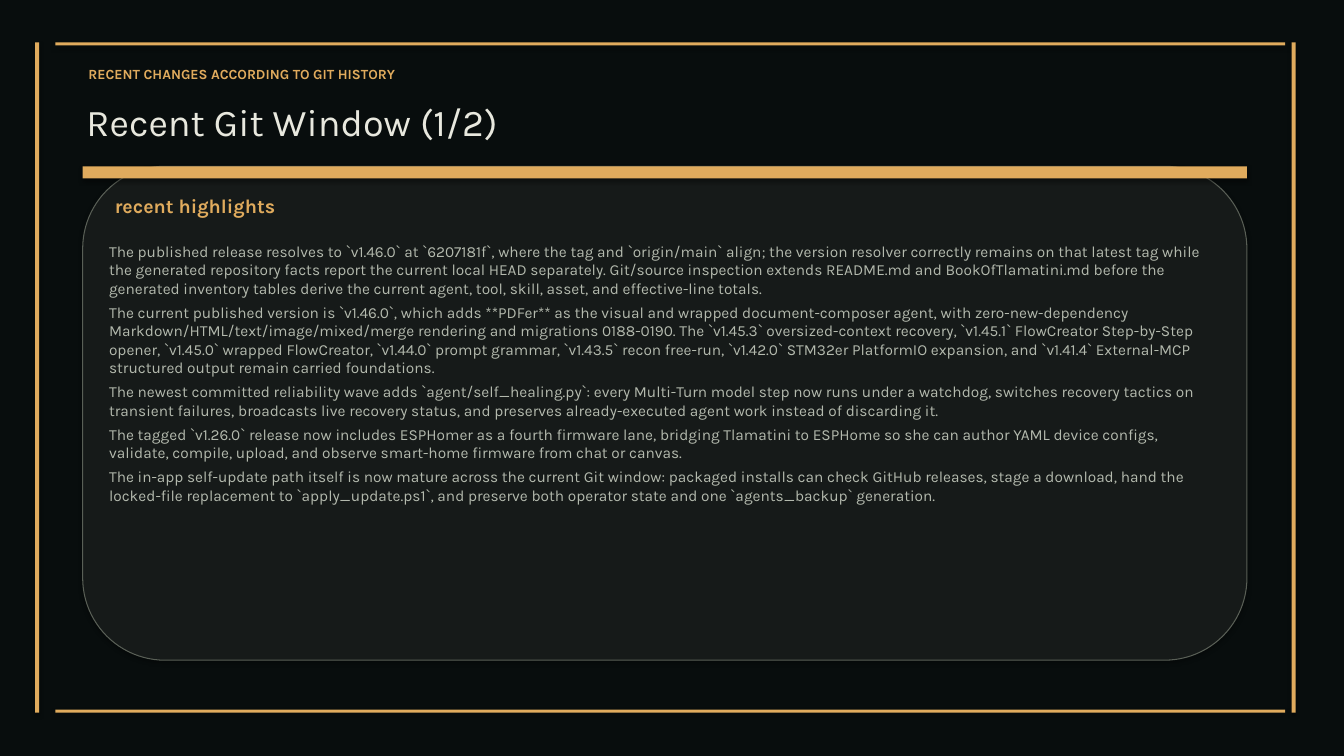
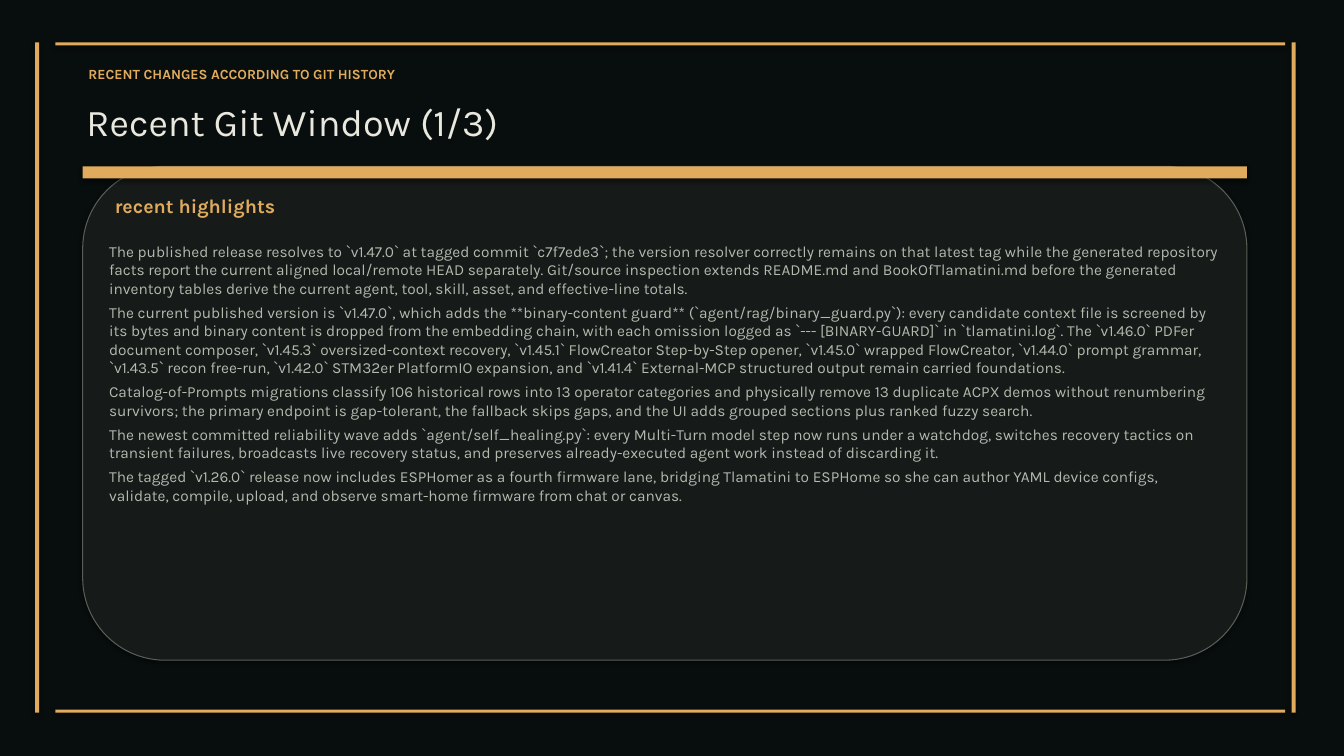
Before and after one commit to XAIHT/Tlamatini, a slide deck: slide 111 of Tlamatini_eXtended_Artificial_Intelligence_Humanly_Tempered.pptx. Drawn at 1344x756 pixels with LibreOffice and Linux fonts; fonts in the diff are those of the drawing. Boxes give left, top, right and bottom in pixels: in the first picture for what was removed or moved away, otherwise in the second. Text is boxed around its words. In the diff, an @@ line names an element or a change of style, - is before the commit and + after.

```diff
--- a/Tlamatini_eXtended_Artificial_Intelligence_Humanly_Tempered.pptx
+++ b/Tlamatini_eXtended_Artificial_Intelligence_Humanly_Tempered.pptx
@@ text at (x1=86, y1=108, x2=498, y2=140): text changed @@
-Recent Git Window (1/2)
+Recent Git Window (1/3)
@@ text at (x1=109, y1=245, x2=1218, y2=420): text changed @@
-The published release resolves to `v1.46.0` at `6207181f`, where the tag and `origin/main` align; the version resolver correctly remains on that latest tag while the generated repository facts report the current local HEAD separately. Git/source inspection extends README.md and BookOfTlamatini.md before the generated inventory tables derive the current agent, tool, skill, asset, and effective-line totals.
-The current published version is `v1.46.0`, which adds **PDFer** as the visual and wrapped document-composer agent, with zero-new-dependency Markdown/HTML/text/image/mixed/merge rendering and migrations 0188-0190. The `v1.45.3` oversized-context recovery, `v1.45.1` FlowCreator Step-by-Step opener, `v1.45.0` wrapped FlowCreator, `v1.44.0` prompt grammar, `v1.43.5` recon free-run, `v1.42.0` STM32er PlatformIO expansion, and `v1.41.4` External-MCP structured output remain carried foundations.
+The published release resolves to `v1.47.0` at tagged commit `c7f7ede3`; the version resolver correctly remains on that latest tag while the generated repository facts report the current aligned local/remote HEAD separately. Git/source inspection extends README.md and BookOfTlamatini.md before the generated inventory tables derive the current agent, tool, skill, asset, and effective-line totals.
+The current published version is `v1.47.0`, which adds the **binary-content guard** (`agent/rag/binary_guard.py`): every candidate context file is screened by its bytes and binary content is dropped from the embedding chain, with each omission logged as `--- [BINARY-GUARD]` in `tlamatini.log`. The `v1.46.0` PDFer document composer, `v1.45.3` oversized-context recovery, `v1.45.1` FlowCreator Step-by-Step opener, `v1.45.0` wrapped FlowCreator, `v1.44.0` prompt grammar, `v1.43.5` recon free-run, `v1.42.0` STM32er PlatformIO expansion, and `v1.41.4` External-MCP structured output remain carried foundations.
+Catalog-of-Prompts migrations classify 106 historical rows into 13 operator categories and physically remove 13 duplicate ACPX demos without renumbering survivors; the primary endpoint is gap-tolerant, the fallback skips gaps, and the UI adds grouped sections plus ranked fuzzy search.
@@ text at (x1=109, y1=471, x2=1184, y2=505): paragraph removed @@
-The in-app self-update path itself is now mature across the current Git window: packaged installs can check GitHub releases, stage a download, hand the locked-file replacement to `apply_update.ps1`, and preserve both operator state and one `agents_backup` generation.
```
Also in this commit, not shown: 52 other slides changed, 2 slides added, 2 other files.
